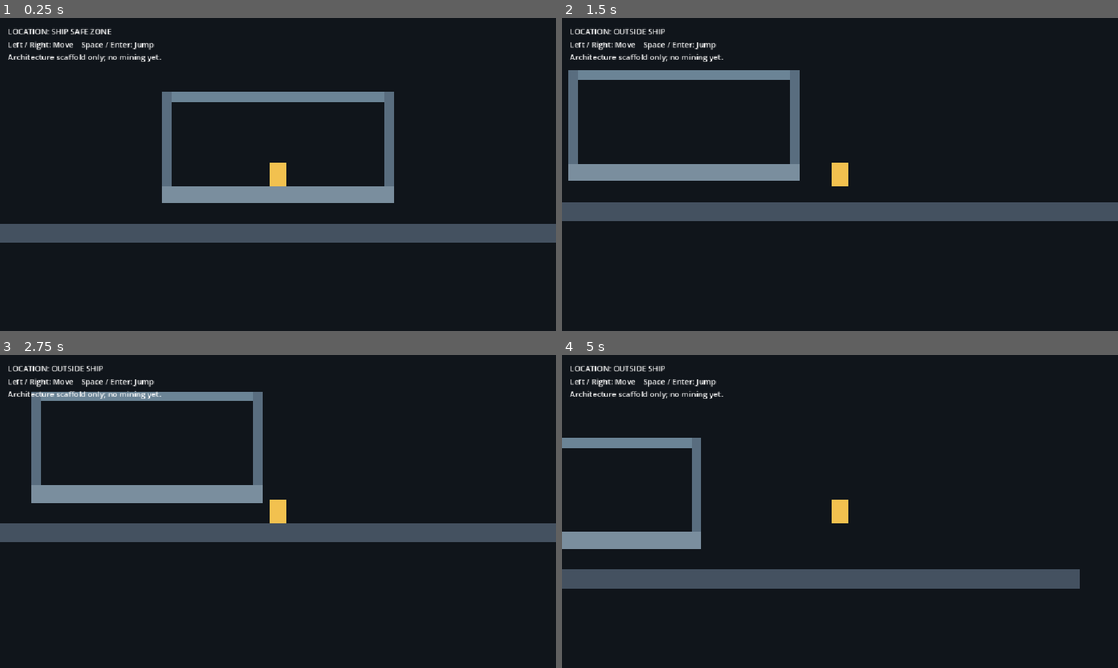
Above: before the commit, frames 1-4 (two rows, left to right).
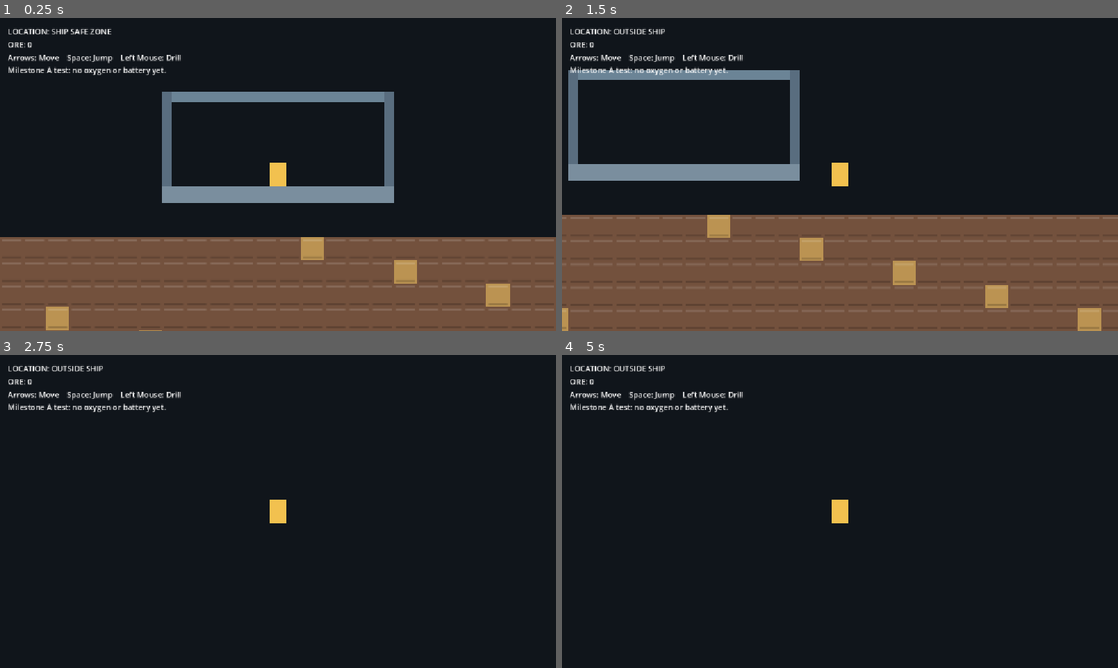
Above: after the commit, the same moments.

Repository: CaptainTiki/DIG
Game: Godot game, scene res://scenes/world/world.tscn
Two runs of this game, one before a commit and one after it. Both use one fixed random seed, a clock stepped at 60 frames per second and the inputs below.
Inputs (mouse positions are in pixels of both pictures, inside the frame that each line leads up to):
- Up to frame 1 (0.25 s): no input
- Up to frame 2 (1.5 s): tap Enter (ui_accept) at 0.5, 0.77 s; move the mouse to (962, 158) at 0.52 s; hold Right (ui_right) from 0.53 s (still down); click (962, 158) at 0.67 s; move the mouse to (728, 190) at 1.27 s; click (728, 190) at 1.42 s
- Up to frame 3 (2.75 s): tap Enter (ui_accept) at 1.52 s; move the mouse to (333, 442) at 2.02 s; release Right (ui_right) at 2.03 s; hold Left (ui_left) from 2.03 s (still down); click (333, 442) at 2.17 s
- Up to frame 4 (5 s): move the mouse to (812, 574) at 2.77 s; release Left (ui_left) at 2.78 s; hold Right (ui_right) 2.78-4.28 s; click (812, 574) at 2.92 s; tap Enter (ui_accept) at 3.02, 3.77, 4.52 s; move the mouse to (1006, 558) at 3.52 s; click (1006, 558) at 3.67 s; move the mouse to (673, 464) at 4.27 s; hold Left (ui_left) from 4.28 s (still down); click (673, 464) at 4.42 s

The runs differ from the first frame. In frame 1, 35% of the frame differs, in the area x 0-100%, y 7-100%; in frame 2, 42%; in frame 3, 11%; in frame 4, 9.5%.

Commit message:
Prototype initial destructible terrain and mouse drilling

Diff:
--- a/scenes/ui/hud.tscn
+++ b/scenes/ui/hud.tscn
@@ -18,6 +18,10 @@
 layout_mode = 2
 text = "LOCATION: SHIP SAFE ZONE"
 
+[node name="CargoLabel" type="Label" parent="MarginContainer/VBoxContainer"]
+layout_mode = 2
+text = "ORE: 0"
+
 [node name="HintLabel" type="Label" parent="MarginContainer/VBoxContainer"]
 layout_mode = 2
-text = "Left / Right: Move    Space / Enter: Jump\nArchitecture scaffold only; no mining yet."
+text = "Arrows: Move    Space: Jump    Left Mouse: Drill\nMilestone A test: no oxygen or battery yet."
--- a/scenes/world/world.tscn
+++ b/scenes/world/world.tscn
@@ -6,9 +6,6 @@
 [ext_resource type="PackedScene" path="res://scenes/player/player.tscn" id="4_player"]
 [ext_resource type="Script" path="res://scripts/economy/economy.gd" id="5_economy"]
 [ext_resource type="PackedScene" path="res://scenes/ui/hud.tscn" id="6_hud"]
-
-[sub_resource type="RectangleShape2D" id="RectangleShape2D_ground"]
-size = Vector2(1024, 20)
 
 [node name="World" type="Node2D"]
 script = ExtResource("1_world")
@@ -22,16 +19,6 @@
 [node name="Player" parent="." instance=ExtResource("4_player")]
 position = Vector2(0, 50)
 
-[node name="DebugGround" type="StaticBody2D" parent="."]
-position = Vector2(0, 140)
-
-[node name="CollisionShape2D" type="CollisionShape2D" parent="DebugGround"]
-shape = SubResource("RectangleShape2D_ground")
-
-[node name="Visuals" type="Polygon2D" parent="DebugGround"]
-color = Color(0.27, 0.32, 0.38, 1)
-polygon = PackedVector2Array(-512, -10, 512, -10, 512, 10, -512, 10)
-
 [node name="Collectibles" type="Node2D" parent="."]
 
 [node name="Economy" type="Node" parent="."]
--- a/scripts/player/player.gd
+++ b/scripts/player/player.gd
@@ -1,20 +1,52 @@
 class_name DigPlayer
 extends CharacterBody2D
-## Scaffold movement only. Mining, cargo, O2, shared battery, and jetpack
-## are future milestones; don't treat this as a tuned movement controller.
+## Milestone A: movement and simple mouse-targeted digging.
+## Oxygen, battery, jetpack and cargo capacity are later tasks.
+
+signal ore_collected(amount: int)
 
 @export var move_speed: float = 170.0
 @export var jump_velocity: float = -305.0
 @export var gravity: float = 900.0
+@export var drill_reach: float = 80.0
+@export var drill_interval: float = 0.18
+
+var ore_carried: int = 0
+var _drill_cooldown: float = 0.0
+var terrain: DigTerrain
 
 
 func _physics_process(delta: float) -> void:
     if not is_on_floor():
         velocity.y += gravity * delta
-
     velocity.x = Input.get_axis("ui_left", "ui_right") * move_speed
-
     if is_on_floor() and Input.is_action_just_pressed("ui_accept"):
         velocity.y = jump_velocity
+    move_and_slide()
 
-    move_and_slide()
+    _drill_cooldown = maxf(0.0, _drill_cooldown - delta)
+    if Input.is_mouse_button_pressed(MOUSE_BUTTON_LEFT) and _drill_cooldown <= 0.0:
+        _try_drill()
+        _drill_cooldown = drill_interval
+
+
+func _try_drill() -> void:
+    if terrain == null:
+        return
+    var target := get_global_mouse_position()
+    if global_position.distance_to(target) > drill_reach:
+        return
+    # Prevent drilling a tile hidden behind another solid tile.
+    var query := PhysicsRayQueryParameters2D.create(global_position, target, 1, [get_rid()])
+    var hit := get_world_2d().direct_space_state.intersect_ray(query)
+    if hit.is_empty():
+        return
+    var hit_position: Vector2 = hit.position - hit.normal * 1.0
+    terrain.excavate_global_point(hit_position)
+
+
+func collect_ore(amount: int = 1) -> void:
+    if amount <= 0:
+        return
+    ore_carried += amount
+    ore_collected.emit(ore_carried)
--- a/scripts/terrain/terrain.gd
+++ b/scripts/terrain/terrain.gd
@@ -1,22 +1,78 @@
 class_name DigTerrain
 extends TileMapLayer
-## Shared terrain access point for both the handheld drill and the ship drill.
-## This is an API stub; a TileSet and actual mining come in milestone A.
+## Temporary procedural test terrain; one excavation API for player and ship.
 
-signal cell_excavated(map_cell: Vector2i)
+signal cell_excavated(map_cell: Vector2i, was_ore: bool)
+
+const CELL_SIZE := 24
+const SOURCE_ID := 0
+const DIRT := Vector2i(0, 0)
+const STONE := Vector2i(1, 0)
+const ORE := Vector2i(2, 0)
+
+@export var generate_test_map: bool = true
+
+
+func _ready() -> void:
+    _build_test_tileset()
+    if generate_test_map:
+        _populate_test_map()
+
+
+func _build_test_tileset() -> void:
+    var atlas_image := Image.create_empty(CELL_SIZE * 3, CELL_SIZE, false, Image.FORMAT_RGBA8)
+    var shades := [Color("#73513d"), Color("#55616a"), Color("#bb9352")]
+    for i in range(3):
+        atlas_image.fill_rect(Rect2i(i * CELL_SIZE, 0, CELL_SIZE, CELL_SIZE), shades[i])
+        # A small inset border gives untextured test blocks definition.
+        atlas_image.fill_rect(Rect2i(i * CELL_SIZE + 2, 2, CELL_SIZE - 4, 2), shades[i].lightened(0.14))
+        atlas_image.fill_rect(Rect2i(i * CELL_SIZE + 2, CELL_SIZE - 4, CELL_SIZE - 4, 2), shades[i].darkened(0.18))
+
+    var tiles := TileSet.new()
+    tiles.tile_size = Vector2i(CELL_SIZE, CELL_SIZE)
+    tiles.add_physics_layer()
+    tiles.set_physics_layer_collision_layer(0, 1)
+
+    var atlas := TileSetAtlasSource.new()
+    atlas.texture = ImageTexture.create_from_image(atlas_image)
+    atlas.texture_region_size = Vector2i(CELL_SIZE, CELL_SIZE)
+    for i in range(3):
+        var coordinates := Vector2i(i, 0)
+        atlas.create_tile(coordinates)
+        var data := atlas.get_tile_data(coordinates, 0)
+        data.add_collision_polygon(0)
+        data.set_collision_polygon_points(0, 0, PackedVector2Array([
+            Vector2(-12, -12), Vector2(12, -12),
+            Vector2(12, 12), Vector2(-12, 12)
+        ]))
+
+    tiles.add_source(atlas, SOURCE_ID)
+    tile_set = tiles
+
+
+func _populate_test_map() -> void:
+    for y in range(6, 33):
+        for x in range(-22, 23):
+            # Deterministic deposits for debugging; no procedural world generation yet.
+            var tile_kind := DIRT
+            if y > 15 and (x * 7 + y * 11) % 9 == 0:
+                tile_kind = STONE
+            if (x * 13 + y * 17) % 23 == 0:
+                tile_kind = ORE
+            set_cell(Vector2i(x, y), SOURCE_ID, tile_kind)
 
 
 func excavate_cell(map_cell: Vector2i) -> bool:
     if tile_set == null or get_cell_source_id(map_cell) == -1:
         return false
 
+    var is_ore := get_cell_atlas_coords(map_cell) == ORE
     erase_cell(map_cell)
-    cell_excavated.emit(map_cell)
+    cell_excavated.emit(map_cell, is_ore)
     return true
 
 
 func excavate_global_point(global_point: Vector2) -> bool:
     if tile_set == null:
         return false
-
     return excavate_cell(local_to_map(to_local(global_point)))
--- a/scripts/ui/hud.gd
+++ b/scripts/ui/hud.gd
@@ -1,12 +1,13 @@
 class_name DigHUD
 extends CanvasLayer
-## Display-only UI. Gameplay state stays with its owning system.
 
 @onready var status_label: Label = $MarginContainer/VBoxContainer/StatusLabel
+@onready var cargo_label: Label = $MarginContainer/VBoxContainer/CargoLabel
 
 
 func set_ship_status(is_inside: bool) -> void:
-    if is_inside:
-        status_label.text = "LOCATION: SHIP SAFE ZONE"
-    else:
-        status_label.text = "LOCATION: OUTSIDE SHIP"
+    status_label.text = "LOCATION: SHIP SAFE ZONE" if is_inside else "LOCATION: OUTSIDE SHIP"
+
+
+func set_cargo(amount: int) -> void:
+    cargo_label.text = "ORE: %d" % amount
--- a/scripts/world/world.gd
+++ b/scripts/world/world.gd
@@ -1,13 +1,24 @@
 extends Node2D
-## Composition root: connect systems here rather than coupling them together.
+## Composition root: connects independent scenes.
 
+@onready var terrain: DigTerrain = $Terrain
+@onready var player: DigPlayer = $Player
 @onready var drill_ship: DrillShip = $DrillShip
 @onready var hud: DigHUD = $HUD
 
 
 func _ready() -> void:
+    player.terrain = terrain
     drill_ship.player_entered.connect(_on_player_entered_ship)
     drill_ship.player_exited.connect(_on_player_exited_ship)
+    terrain.cell_excavated.connect(_on_cell_excavated)
+    player.ore_collected.connect(hud.set_cargo)
+    hud.set_cargo(player.ore_carried)
+
+
+func _on_cell_excavated(_cell: Vector2i, was_ore: bool) -> void:
+    if was_ore:
+        player.collect_ore()
 
 
 func _on_player_entered_ship() -> void:
Not shown: 1 places in scenes/world/world.tscn that only renumber resources
Not shown, changed: README.md
Not shown, added: docs/MILESTONE_A.md
